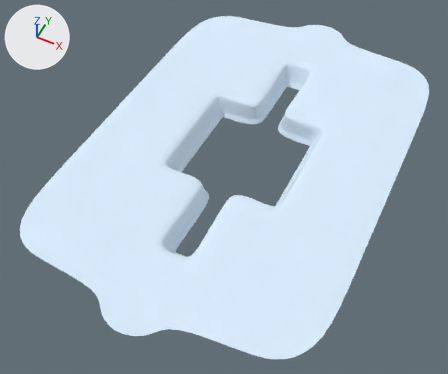
One commit to the Blender file Washed Up Wizard/Assets/Models/Environment/Nature/Ice/SnowHills.blend: the scene before it, then after it.
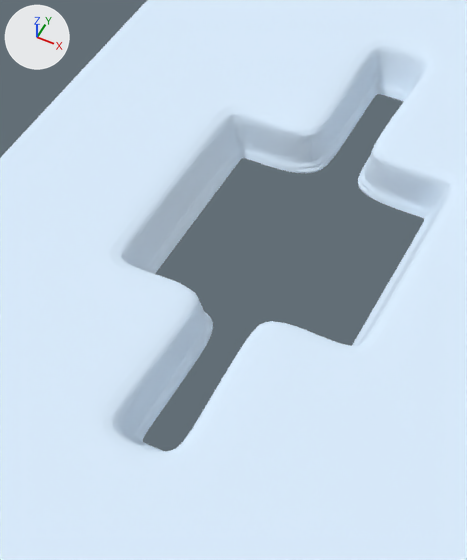
Each version is shown whole from a camera (50 mm lens) standing at (70.1, -159.3, 178.1) and looking at (-3.2, -12.6, -5.2), then close up on the part from 24% to 74% of the width and 11% to 83% of the height. Arrows for +X, +Y and +Z are at upper left; the lights stay in place.

The scene before the commit, as lines of its bpy script (objects in view):
```python
me_plane_002 = bpy.data.meshes.new('Plane.002')
me_plane_002.from_pydata(...)  # 86 vertices, 70 faces; spans x 0.0..57.3, y -90.4..0.0, z -1.0..8.2
me_plane_002.materials.append(mat_snow_hills)  # white #dceeff
ob_snow_hills = bpy.data.objects.new('Snow Hills', me_plane_002)
ob_snow_hills.location = (0.0, 0.0, 0.0)
_m = ob_snow_hills.modifiers.new('Mirror', 'MIRROR')
_m.use_axis = (True, True, False)
_m.use_clip = True
_m = ob_snow_hills.modifiers.new('Triangulate', 'TRIANGULATE')
_m = ob_snow_hills.modifiers.new('Subsurf', 'SUBSURF')
```
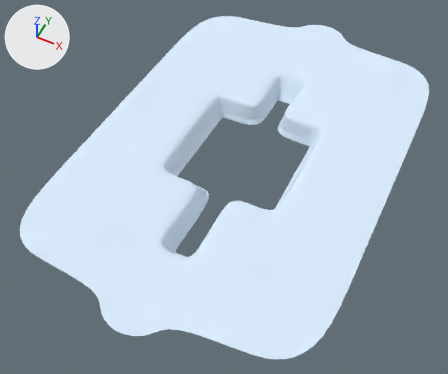
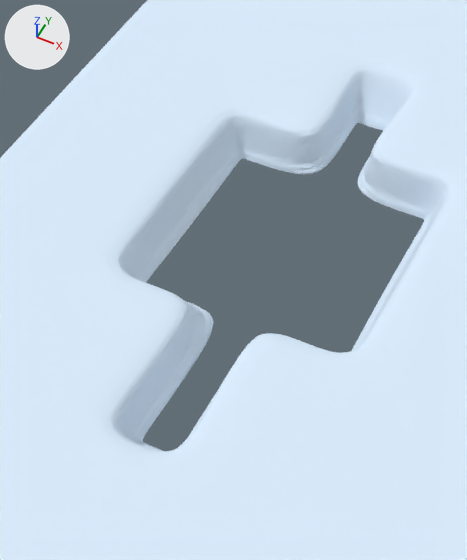
Where the change shows, as pixel boxes [x1, y1, x2, y2] in the close-ups (467 x 560 px):
'Snow Hills', reshaped, modifiers changed
    both: [0, 0, 467, 560]
part 1 of me_plane_002, built on
    both: [115, 44, 451, 454]

Diff of the bpy script that builds the scene:
```diff
--- a/Washed Up Wizard/Assets/Models/Environment/Nature/Ice/SnowHills.blend.py
+++ b/Washed Up Wizard/Assets/Models/Environment/Nature/Ice/SnowHills.blend.py
@@ me_plane_002 @@
 # used by ob_snow_hills; location = (0.0, 0.0, 0.0)
-me_plane_002.from_pydata(...)  # 86 vertices, 70 faces; spans x 0.0..57.3, y -90.4..0.0, z -1.0..8.2
+me_plane_002.from_pydata(...)  # 164 vertices, 140 faces; spans x 0.0..57.3, y -90.4..90.4, z -1.0..8.2
+# me_plane_002 part 1
+# 3 vertices in x 19.0..20.8, y -20.0..-19.0, z -1.0..0.1 move by (0.5, -0.4, 0.0)
+# 3 vertices in x 11.2..20.0, y -25.4..-23.0, z 7.4..7.9 move by (0.0, -2.8, 0.0)
+# 33 vertices move from x 3.5..25.3, y -53.0..-19.0, z -1.0..8.2 to x 3.6..28.0, y -53.0..-19.2, z -1.0..8.2
+# 78 vertices are added at x 0.0..57.3, y 18.8..90.4, z -1.0..8.2
+# 70 new faces join them
 me_plane_002.materials.append(mat_snow_hills)
@@ ob_snow_hills @@
 _m = ob_snow_hills.modifiers.new('Mirror', 'MIRROR')
-_m.use_axis = (True, True, False)
 _m.use_clip = True
```
